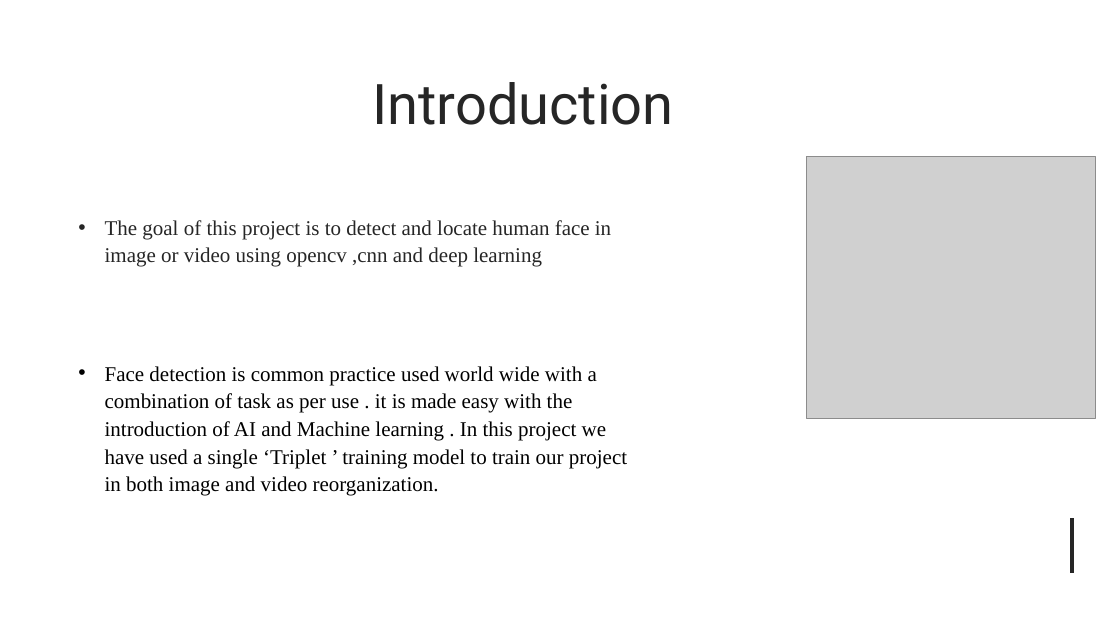
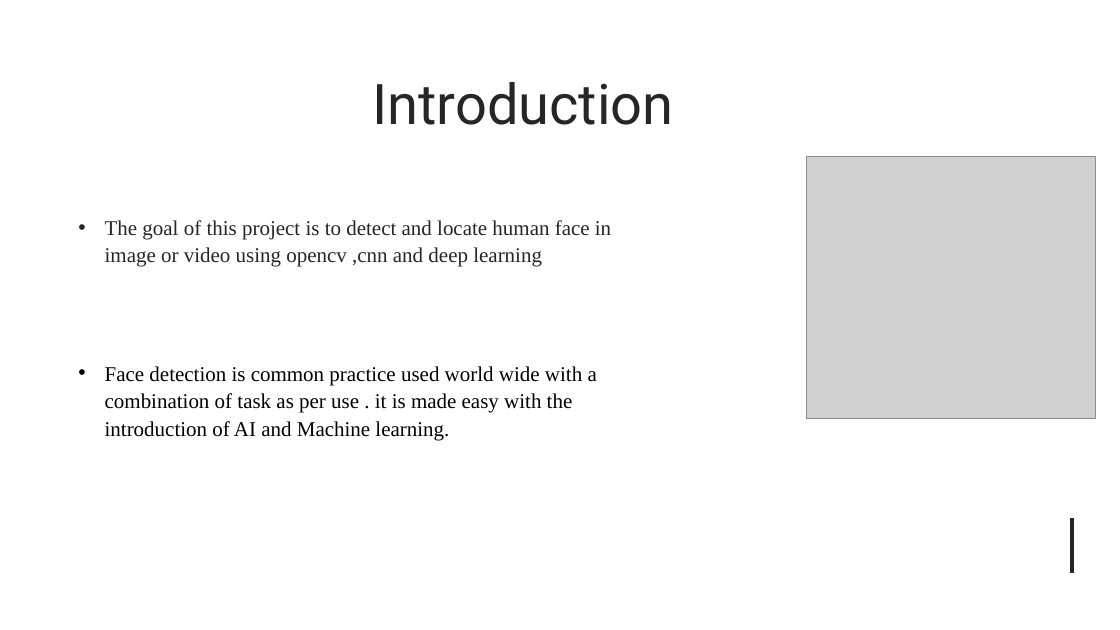
Before and after one commit to prabhdeep0007/face_detection_using_opencv, a slide deck: slide 2 of mini project.pptx. Drawn at 1120x630 pixels with LibreOffice and Linux fonts; fonts in the diff are those of the drawing; grey boxes stand for pictures. Boxes give left, top, right and bottom in pixels: in the first picture for what was removed or moved away, otherwise in the second. Text is boxed around its words. In the diff, an @@ line names an element or a change of style, - is before the commit and + after.

Commit message:
updated ppt

```diff
--- a/mini project.pptx
+++ b/mini project.pptx
@@ subtitle at (x1=105, y1=366, x2=597, y2=441): text changed @@
-• Face detection is common practice used world wide with a combination of task as per use . it is made easy with the introduction of AI and Machine learning . In this project we have used a single ‘Triplet ’ training model to train our project in both image and video reorganization.
+• Face detection is common practice used world wide with a combination of task as per use . it is made easy with the introduction of AI and Machine learning.
```
Also in this commit, not shown: 2 other slides changed, 2 slides added, 1 slide removed, 2 other files.
